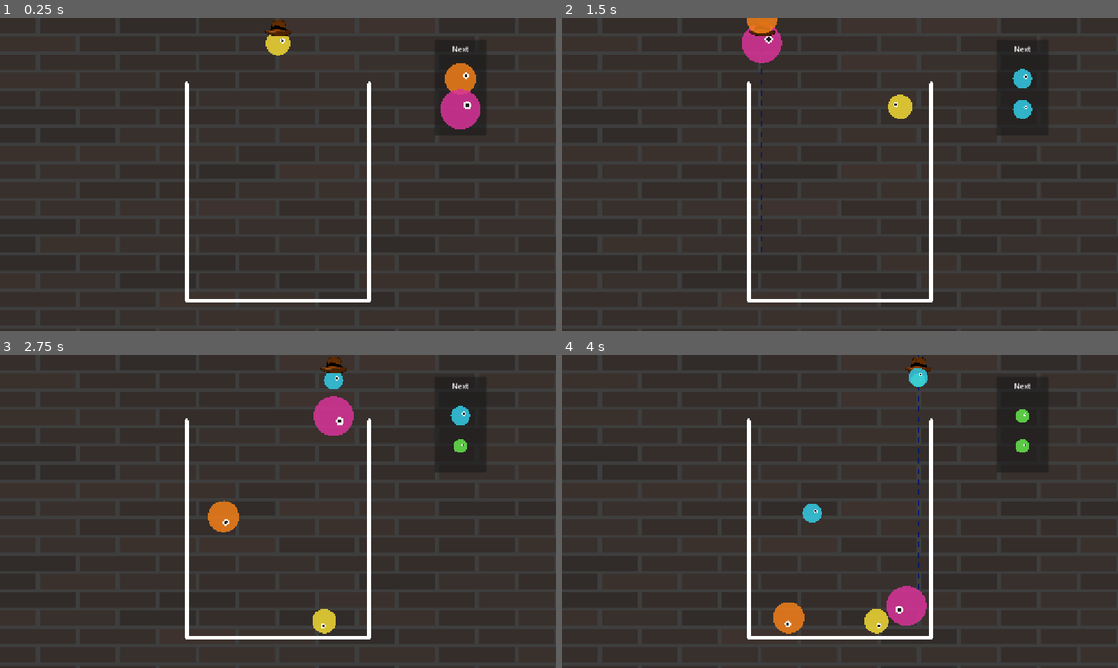
Above: before the commit, frames 1-4 (two rows, left to right).
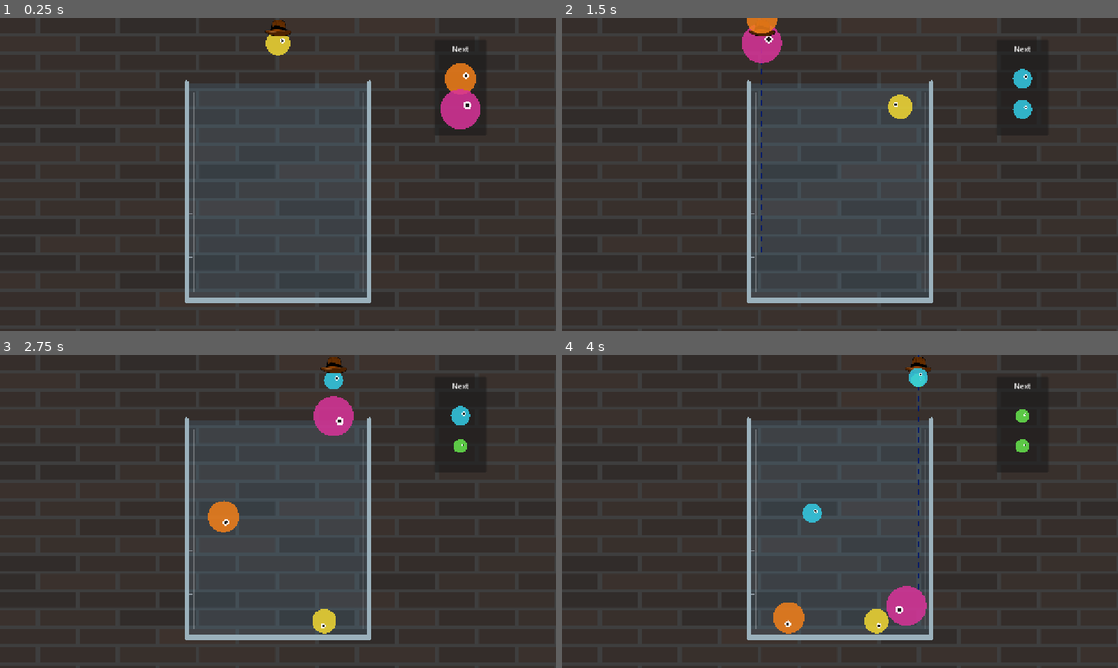
Above: after the commit, the same moments.

Repository: broli/oozecrawler
Game: Godot game, scene res://scenes/Core/main.tscn
Two runs of this game, one before a commit and one after it. Both use one fixed random seed, a clock stepped at 60 frames per second and the inputs below. The project has no main scene, so this scene is started directly.
Inputs (mouse positions are in pixels of both pictures, inside the frame that each line leads up to):
- Up to frame 1 (0.25 s): no input
- Up to frame 2 (1.5 s): tap Enter at 0.5 s; move the mouse to (962, 158) at 0.52 s; click (962, 158) at 0.67 s; move the mouse to (728, 190) at 1.27 s; click (728, 190) at 1.42 s
- Up to frame 3 (2.75 s): move the mouse to (333, 442) at 2.02 s; click (333, 442) at 2.17 s
- Up to frame 4 (4 s): move the mouse to (812, 574) at 2.77 s; click (812, 574) at 2.92 s; move the mouse to (1006, 558) at 3.52 s; click (1006, 558) at 3.67 s

The runs differ from the first frame. In frame 1, 19% of the frame differs, in the area x 33-67%, y 19-92%; in frame 2, 19%; in frame 3, 18%; in frame 4, 17%.

Commit message:
feat(container): add glass styling, tick marks, and dynamic boundary methods

Diff:
--- /dev/null
+++ b/scenes/Core/container.gd
@@ -0,0 +1,54 @@
+extends StaticBody2D
+class_name GameContainer
+
+@onready var left_wall: CollisionShape2D = $LeftWall
+@onready var right_wall: CollisionShape2D = $RightWall
+@onready var floor_shape: CollisionShape2D = $Floor
+
+# Glass styling colors
+const COLOR_GLASS_TINT = Color(0.4, 0.75, 1.0, 0.12)    # Subtle translucent cyan/blue
+const COLOR_GLASS_SHINE = Color(1.0, 1.0, 1.0, 0.25)   # White specular reflection
+const COLOR_TICK_MARKS = Color(0.9, 0.95, 1.0, 0.5)    # Measurement graduation marks
+
+# Returns Vector2(min_x, max_x) for dropper clamping
+func get_drop_bounds(margin: float = 30.0) -> Vector2:
+	var left_rect := left_wall.shape as RectangleShape2D
+	var right_rect := right_wall.shape as RectangleShape2D
+
+	var inner_left := left_wall.global_position.x + (left_rect.size.x / 2.0)
+	var inner_right := right_wall.global_position.x - (right_rect.size.x / 2.0)
+
+	# Add a margin so slimes don't spawn clipping inside the wall
+	return Vector2(inner_left + margin, inner_right - margin)
+
+# Returns the Y coordinate of the top opening
+func get_opening_y() -> float:
+	var left_rect := left_wall.shape as RectangleShape2D
+	return left_wall.global_position.y - (left_rect.size.y / 2.0)
+
+func _draw() -> void:
+	# Beaker boundaries (matching your Line2D visual outline)
+	var left_x := 430.0
+	var right_x := 850.0
+	var top_y := 150.0
+	var bot_y := 650.0
+	var beaker_width := right_x - left_x
+	var beaker_height := bot_y - top_y
+
+	# 1. Translucent glass fill inside the beaker
+	draw_rect(Rect2(left_x, top_y, beaker_width, beaker_height), COLOR_GLASS_TINT)
+
+	# 2. Specular glass reflections (vertical highlight streaks along the curves)
+	# Primary shine along the left wall
+	draw_line(Vector2(left_x + 16.0, top_y + 20.0), Vector2(left_x + 16.0, bot_y - 20.0), COLOR_GLASS_SHINE, 3.0)
+	# Softer secondary shine next to it
+	draw_line(Vector2(left_x + 26.0, top_y + 60.0), Vector2(left_x + 26.0, bot_y - 60.0), Color(1.0, 1.0, 1.0, 0.12), 1.5)
+	# Right rim back-reflection
+	draw_line(Vector2(right_x - 14.0, top_y + 20.0), Vector2(right_x - 14.0, bot_y - 20.0), Color(1.0, 1.0, 1.0, 0.18), 2.0)
+
+	# 3. Alchemical measurement tick marks (100ml, 200ml, 300ml, 400ml notches)
+	var num_ticks := 5
+	for i in range(1, num_ticks):
+		var tick_y := bot_y - (i * (beaker_height / float(num_ticks)))
+		# Draw horizontal notch extending 14px into the beaker from the left wall
+		draw_line(Vector2(left_x, tick_y), Vector2(left_x + 14.0, tick_y), COLOR_TICK_MARKS, 2.0)
--- a/scenes/Core/container.tscn
+++ b/scenes/Core/container.tscn
@@ -1,4 +1,6 @@
 [gd_scene format=3 uid="uid://ovlqf2paxyyg"]
+
+[ext_resource type="Script" uid="uid://dhowunixfbjvr" path="res://scenes/Core/container.gd" id="1_8cqdy"]
 
 [sub_resource type="RectangleShape2D" id="RectangleShape2D_ktxv1"]
 size = Vector2(400, 20)
@@ -7,6 +9,7 @@
 size = Vector2(20, 500)
 
 [node name="Container" type="StaticBody2D" unique_id=303102109]
+script = ExtResource("1_8cqdy")
 
 [node name="Floor" type="CollisionShape2D" parent="." unique_id=1762830937]
 position = Vector2(640, 650)
@@ -22,7 +25,8 @@
 
 [node name="VisualOutline" type="Line2D" parent="." unique_id=1003771294]
 points = PackedVector2Array(430, 150, 430, 650, 850, 650, 850, 150)
-width = 8.0
+width = 12.0
+default_color = Color(0.6054965, 0.694361, 0.735357, 1)
 joint_mode = 2
 begin_cap_mode = 2
 end_cap_mode = 2
Not shown, added: scenes/Core/container.gd.uid
